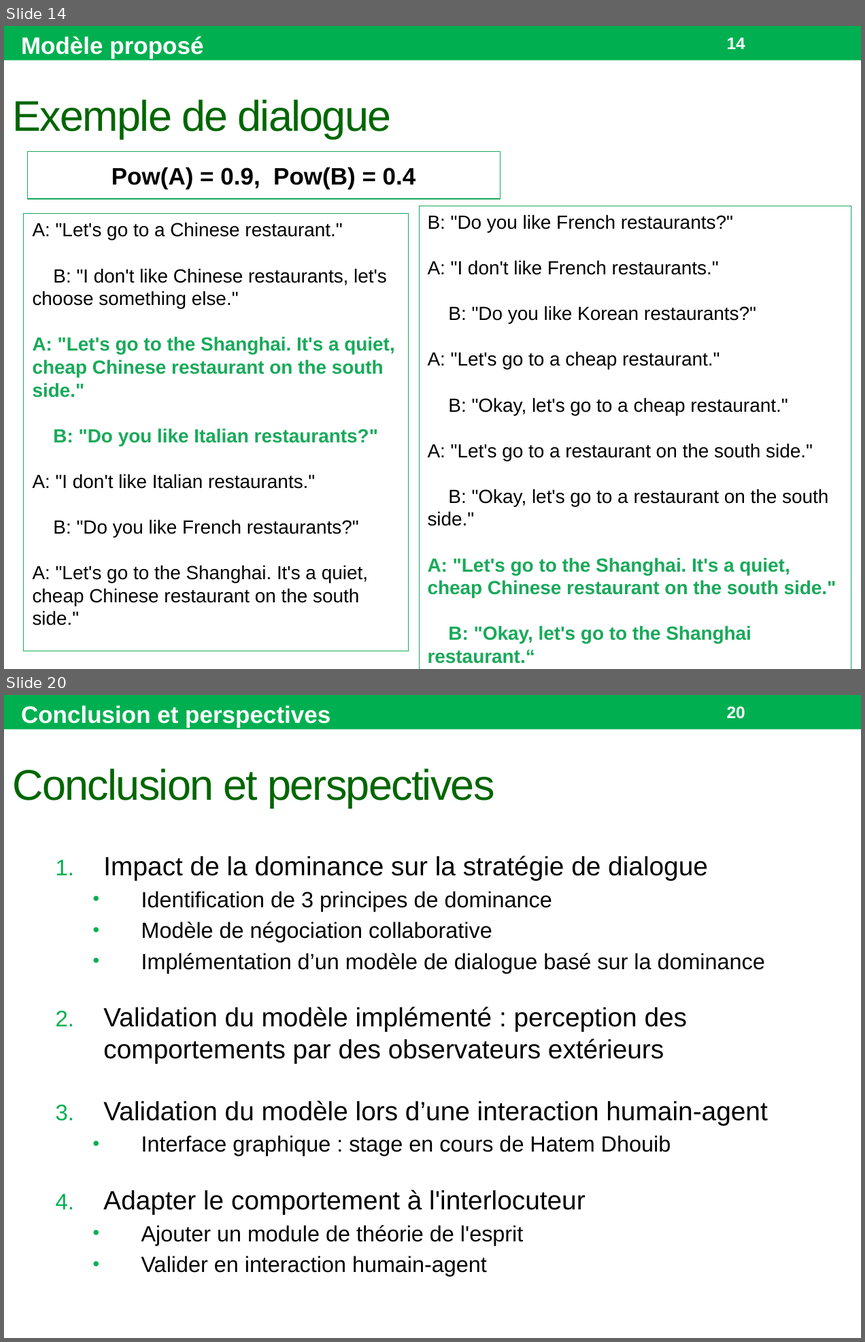
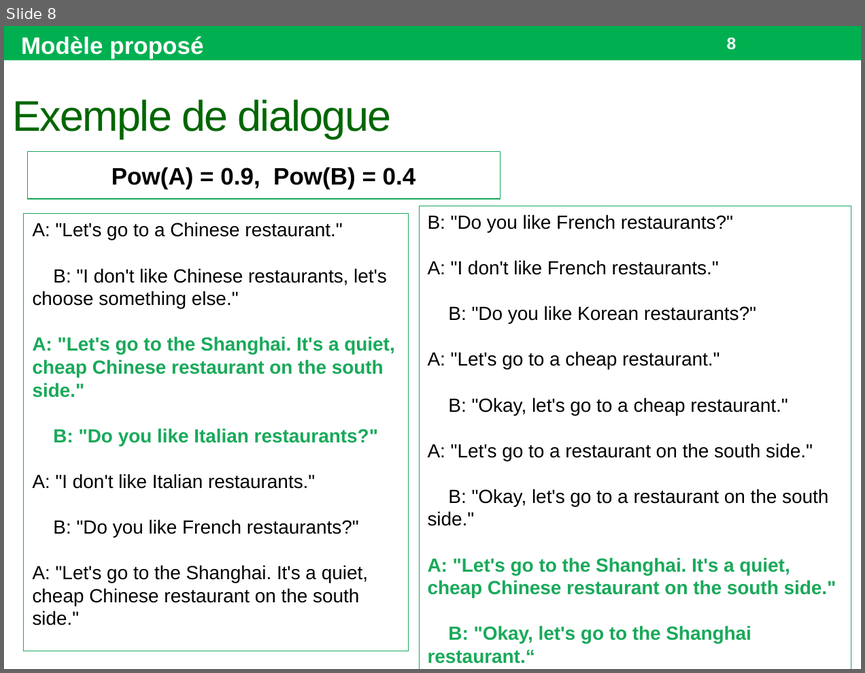
Before and after one commit to Olydia/Discolog, a slide deck: papers/Presentations/GT ACAI 17/GT.pptx. Shown one above the other, each under a label of ours: slides 14 and 20 before the commit, slide 8 after it; the slides between them are not shown. The pictures are 865x1342 and 865x673 pixels, drawn with LibreOffice and Linux fonts; fonts in the diff are those of the drawing. Boxes give left, top, right and bottom in pixels: in the first picture for what was removed or moved away, otherwise in the second. Text is boxed around its words. In the diff, an @@ line names an element or a change of style, - is before the commit and + after.

```diff
--- a/papers/Presentations/GT ACAI 17/GT.pptx
+++ b/papers/Presentations/GT ACAI 17/GT.pptx
@@ slide 20 removed at (4,695,861,1338), background #FFFFFF; not listed: 1 template element that a slide beside it also shows @@
@@ text removed at (21,705,330,728) @@
-Conclusion et perspectives
@@ page number removed at (727,707,745,719) @@
-20
@@ title removed at (13,768,494,808) @@
-Conclusion et perspectives
@@ text removed at (103,855,767,1276) @@
-1. Impact de la dominance sur la stratégie de dialogue
-  • Identification de 3 principes de dominance
-  • Modèle de négociation collaborative
-  • Implémentation d’un modèle de dialogue basé sur la dominance
-2. Validation du modèle implémenté : perception des comportements par des observateurs extérieurs
-3. Validation du modèle lors d’une interaction humain-agent
-  • Interface graphique : stage en cours de Hatem Dhouib
-4. Adapter le comportement à l'interlocuteur
-  • Ajouter un module de théorie de l'esprit
-  • Valider en interaction humain-agent
@@ what was slide 14 is now slide 8 @@
@@ page number at (727,38,736,50): text changed @@
-14
+8
```
Also in this commit, not shown: 5 slides changed, 5 slides added, 9 other slides removed, 2 other files.
